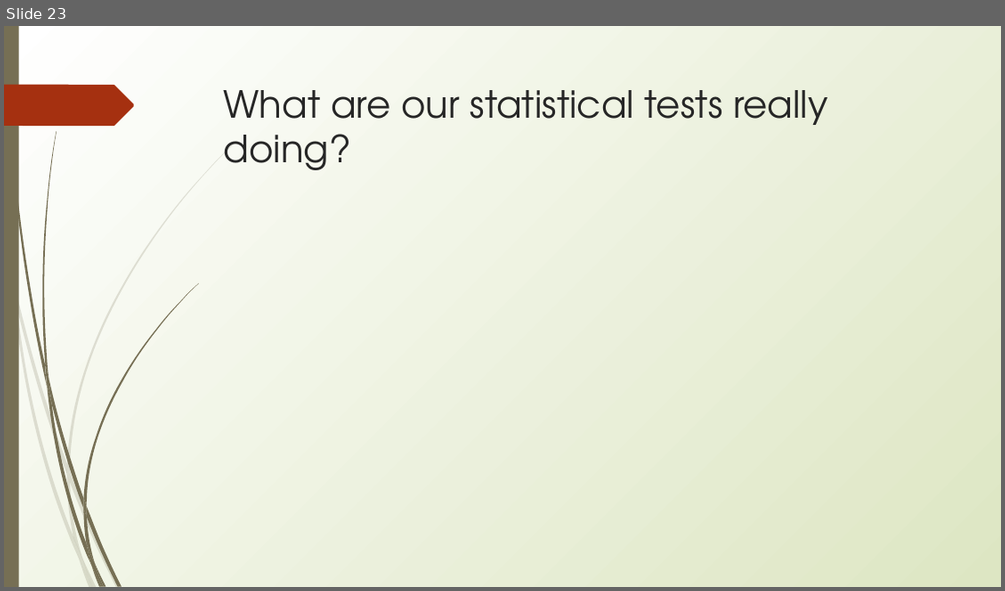
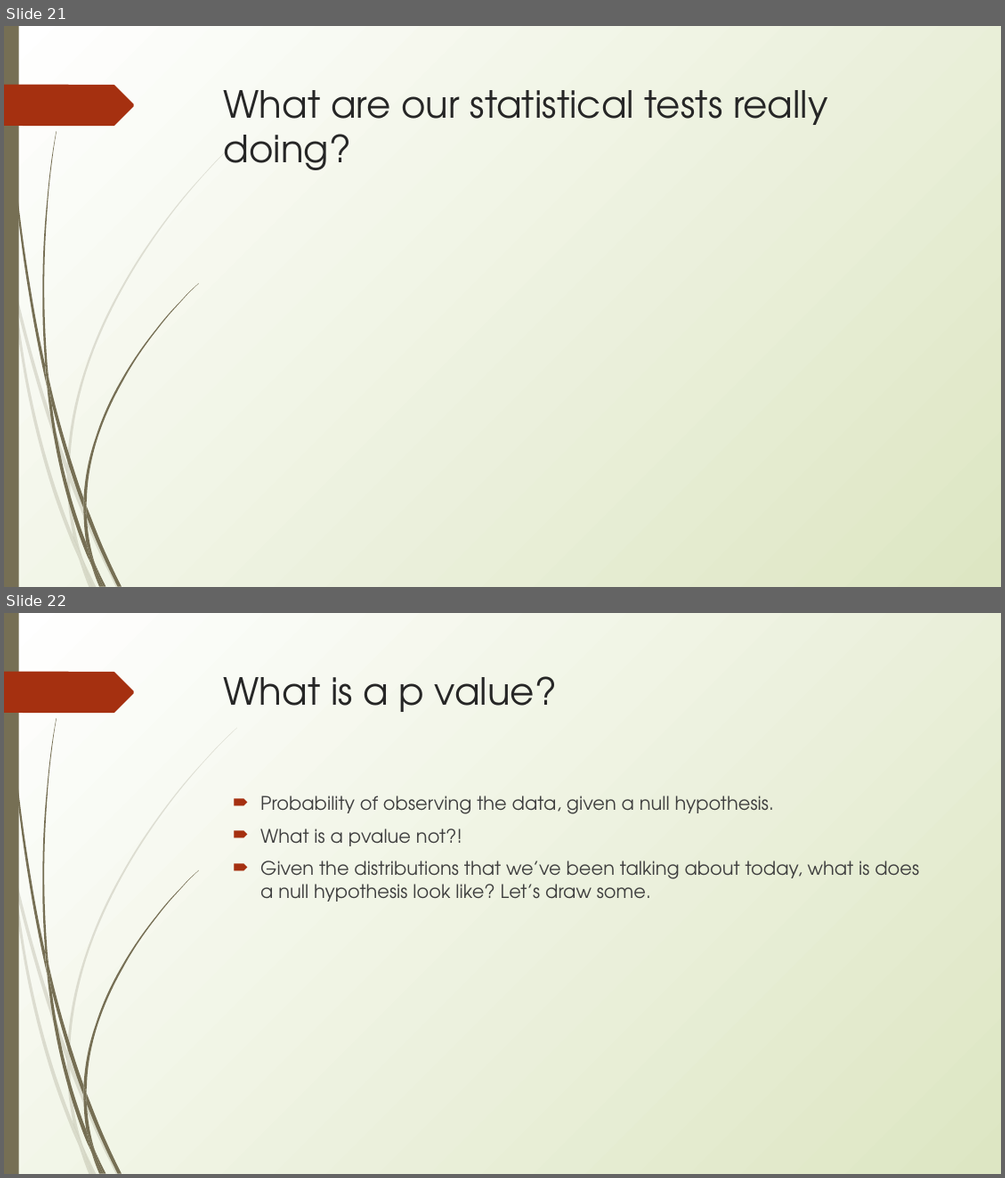
Before and after one commit to erynmcfarlane/GraduateStatsClass, a slide deck: Lecture2_v1.pptx. Shown one above the other, each under a label of ours: slide 23 before the commit, slides 21 and 22 after it. The pictures are 1005x591 and 1005x1178 pixels, drawn with LibreOffice and Linux fonts; fonts in the diff are those of the drawing. Boxes give left, top, right and bottom in pixels: in the first picture for what was removed or moved away, otherwise in the second. Text is boxed around its words. In the diff, an @@ line names an element or a change of style, - is before the commit and + after.

```diff
--- a/Lecture2_v1.pptx
+++ b/Lecture2_v1.pptx
@@ slide 22 added at [4,613,1001,1174], background gradient #FFFFFF to #DDE6C3; not listed: 24 template elements that a slide beside it also shows @@
@@ title added at [224,676,557,712], 36 pt, text #262626 @@
+What is a p value?
@@ text added at [260,795,919,901], 18 pt, text #3F3F3F @@
+🠶 Probability of observing the data, given a null hypothesis.
+🠶 What is a pvalue not?!
+🠶 Given the distributions that we’ve been talking about today, what is does a null hypothesis look like? Let’s draw some.
@@ what was slide 23 is now slide 21 @@
```
Also in this commit, not shown: 7 slides changed, 1 other slide added, 3 slides removed, 1 other file.
